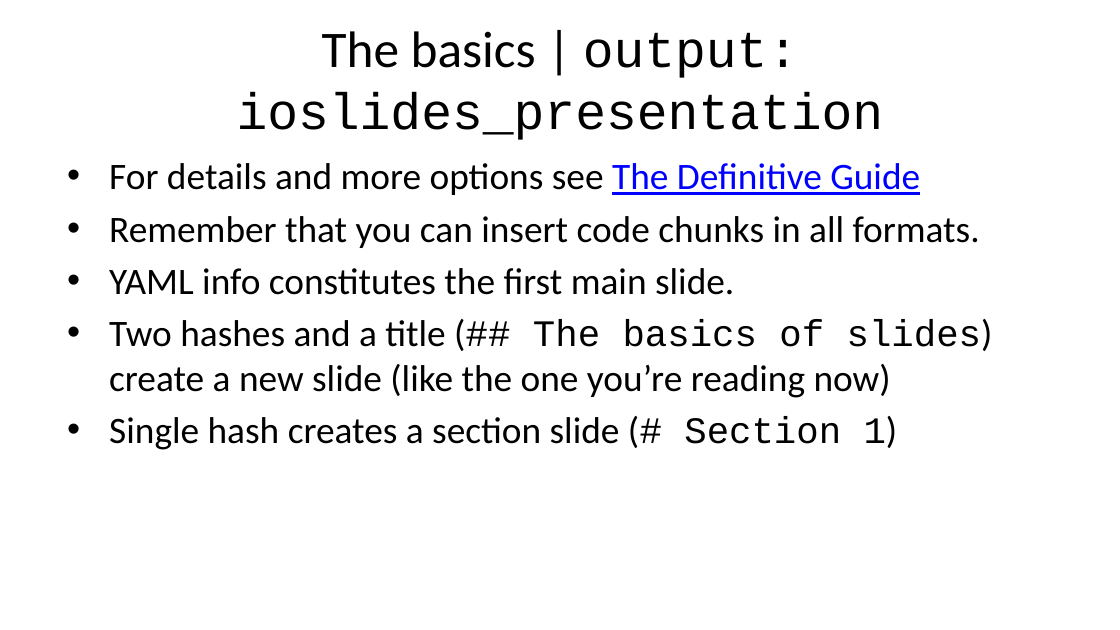
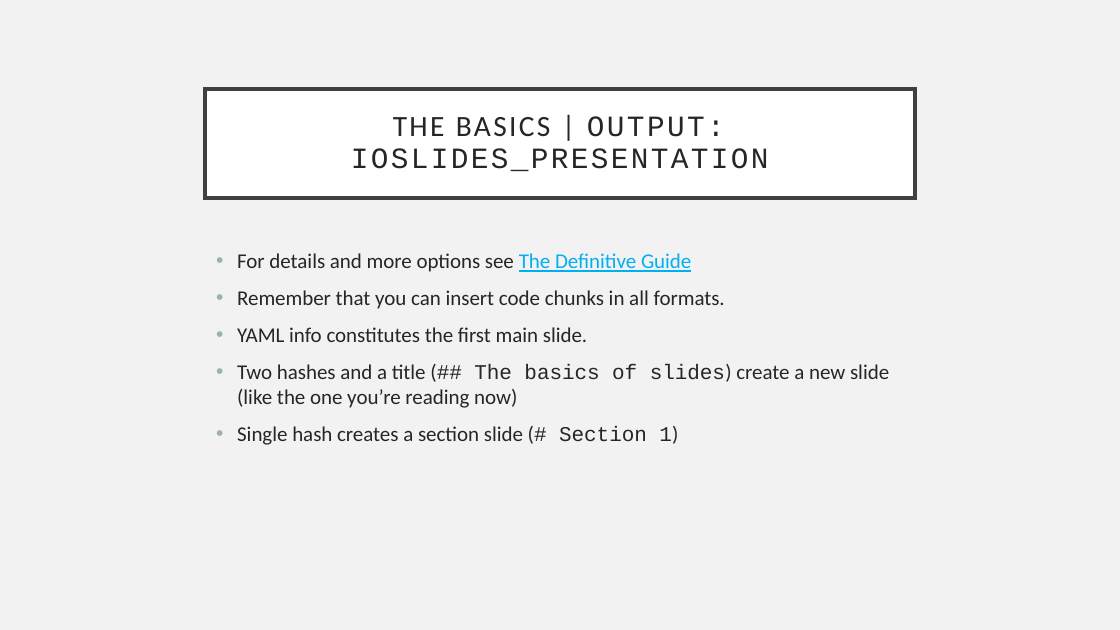
Before and after one commit to afatirium/RRcourse2023, a slide deck: slide 3 of Quarto and MD 3/3. Presentation formats/QMD_class_3_3.pptx. Drawn at 1120x630 pixels with LibreOffice and Linux fonts; fonts in the diff are those of the drawing. Boxes give left, top, right and bottom in pixels: in the first picture for what was removed or moved away, otherwise in the second. Text is boxed around its words. In the diff, an @@ line names an element or a change of style, - is before the commit and + after.

```diff
--- a/Quarto and MD 3/3. Presentation formats/QMD_class_3_3.pptx
+++ b/Quarto and MD 3/3. Presentation formats/QMD_class_3_3.pptx
@@ background #FFFFFF to #F2F2F2 @@
@@ title "THE BASICS | OUTPUT: IOSLIDES_PRESENTATION": place and size @@
-title "THE BASICS | OUTPUT: IOSLIDES_PRESENTATION" at <box>237,31,884,140</box>
+title "THE BASICS | OUTPUT: IOSLIDES_PRESENTATION" at <box>205,88,915,197</box>
@@ title "THE BASICS | OUTPUT: IOSLIDES_PRESENTATION" at <box>205,88,915,197</box>: fill none to #FFFFFF; outline none to #404040 2.5 pt @@
@@ title at <box>351,116,769,171</box>: text changed; size 33 to 18.9 pt; text colour #000000 to #262626 @@
-The basics | output: ioslides_presentation
+THE BASICS | OUTPUT: IOSLIDES_PRESENTATION
@@ text "For details and more options ...": place and size @@
-text "For details and more options ..." at <box>109,163,993,450</box>
+text "For details and more options ..." at <box>237,253,889,445</box>
@@ text "For details and more options ..." at <box>237,253,889,445</box>: size 24 to 13.5 pt, text colour #000000 to #262626; text colour #0000FF to #00B0F0 in "The Definitive Guide"; indent changed; more space between paragraphs @@
```
Also in this commit, not shown: 11 other slides changed, 16 other files.
